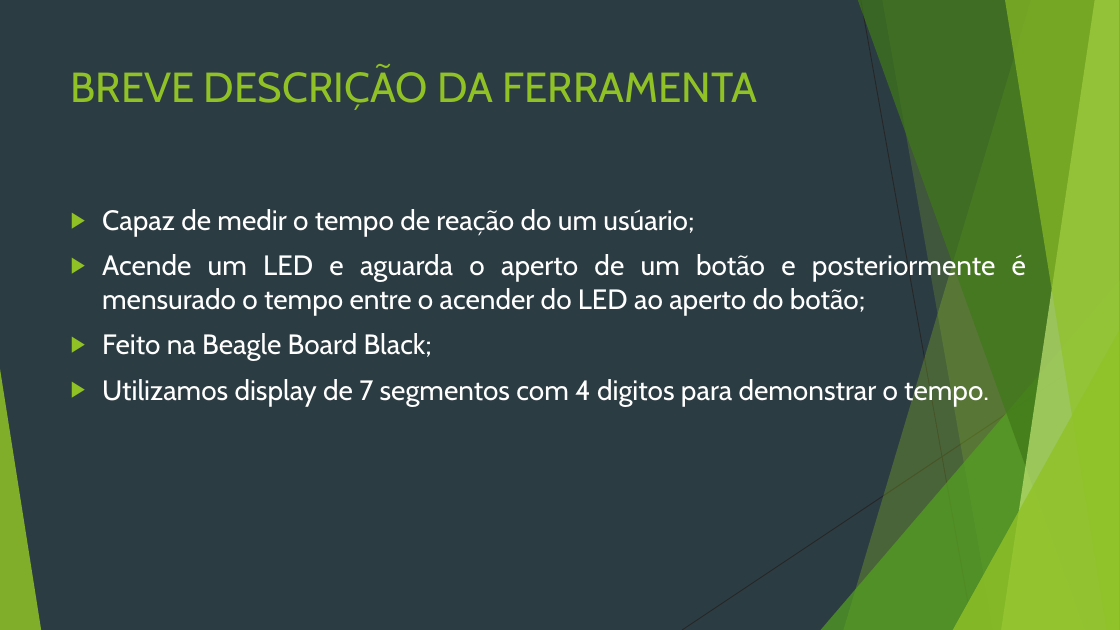
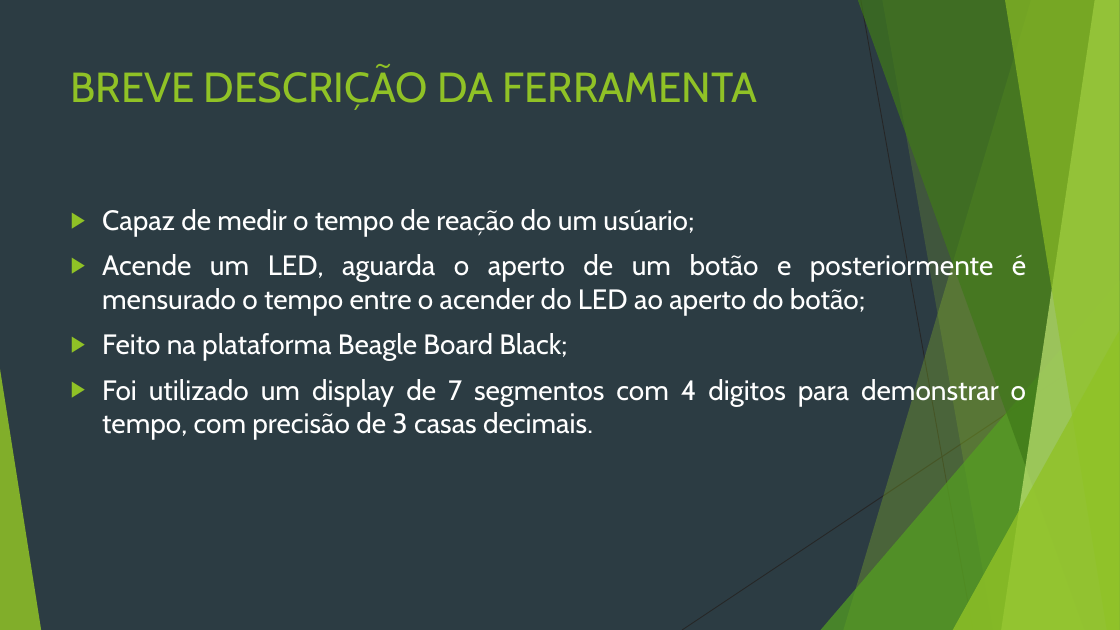
Before and after one commit to DenisMedeiros/Real-Time-Systems-Applications, a slide deck: slide 2 of TempoReacao/SlideTempoReacao.pptx. Drawn at 1120x630 pixels with LibreOffice and Linux fonts; fonts in the diff are those of the drawing. Boxes give left, top, right and bottom in pixels: in the first picture for what was removed or moved away, otherwise in the second. Text is boxed around its words. In the diff, an @@ line names an element or a change of style, - is before the commit and + after.

```diff
--- a/TempoReacao/SlideTempoReacao.pptx
+++ b/TempoReacao/SlideTempoReacao.pptx
@@ text at (x1=102, y1=252, x2=1026, y2=440): text changed @@
-▶ Acende um LED e aguarda o aperto de um botão e posteriormente é mensurado o tempo entre o acender do LED ao aperto do botão;
-▶ Feito na Beagle Board Black;
-▶ Utilizamos display de 7 segmentos com 4 digitos para demonstrar o tempo.
+▶ Acende um LED, aguarda o aperto de um botão e posteriormente é mensurado o tempo entre o acender do LED ao aperto do botão;
+▶ Feito na plataforma Beagle Board Black;
+▶ Foi utilizado um display de 7 segmentos com 4 digitos para demonstrar o tempo, com precisão de 3 casas decimais.
```
Also in this commit, not shown: 3 slides added, 2 slides removed, 4 other files.
